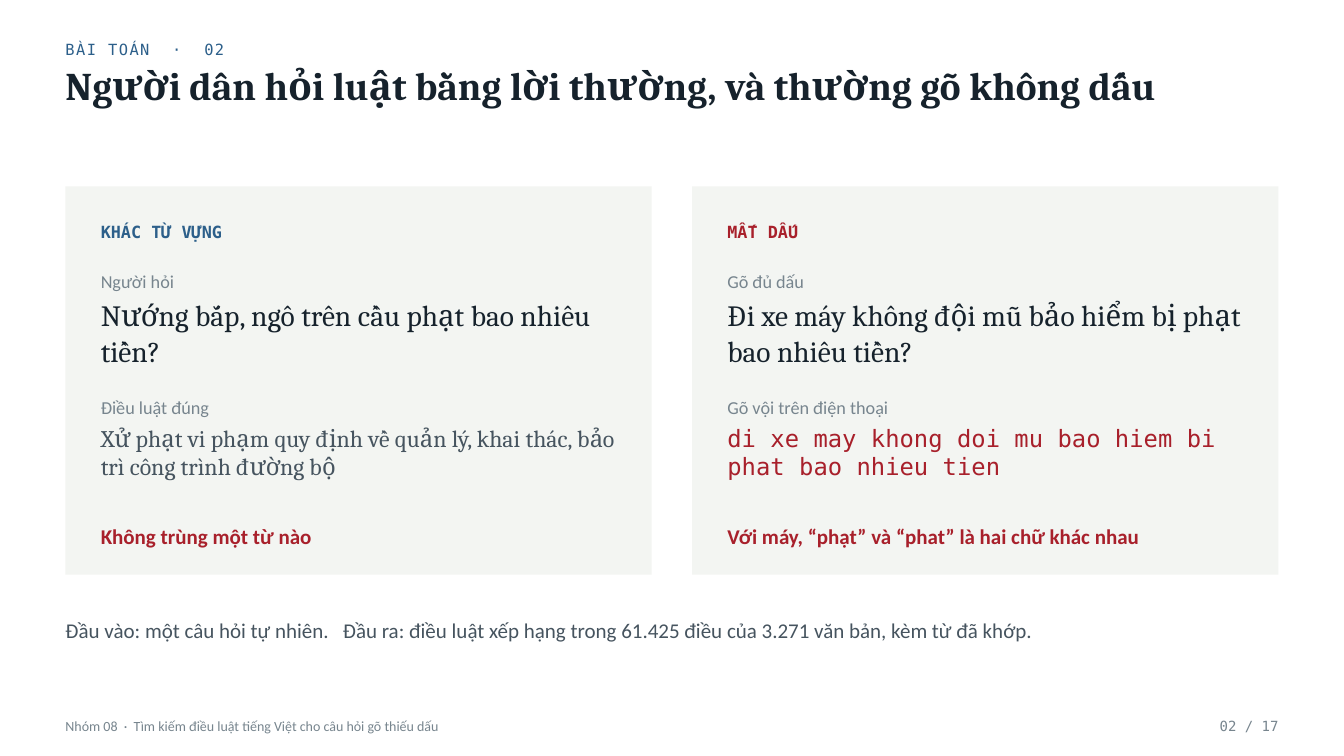
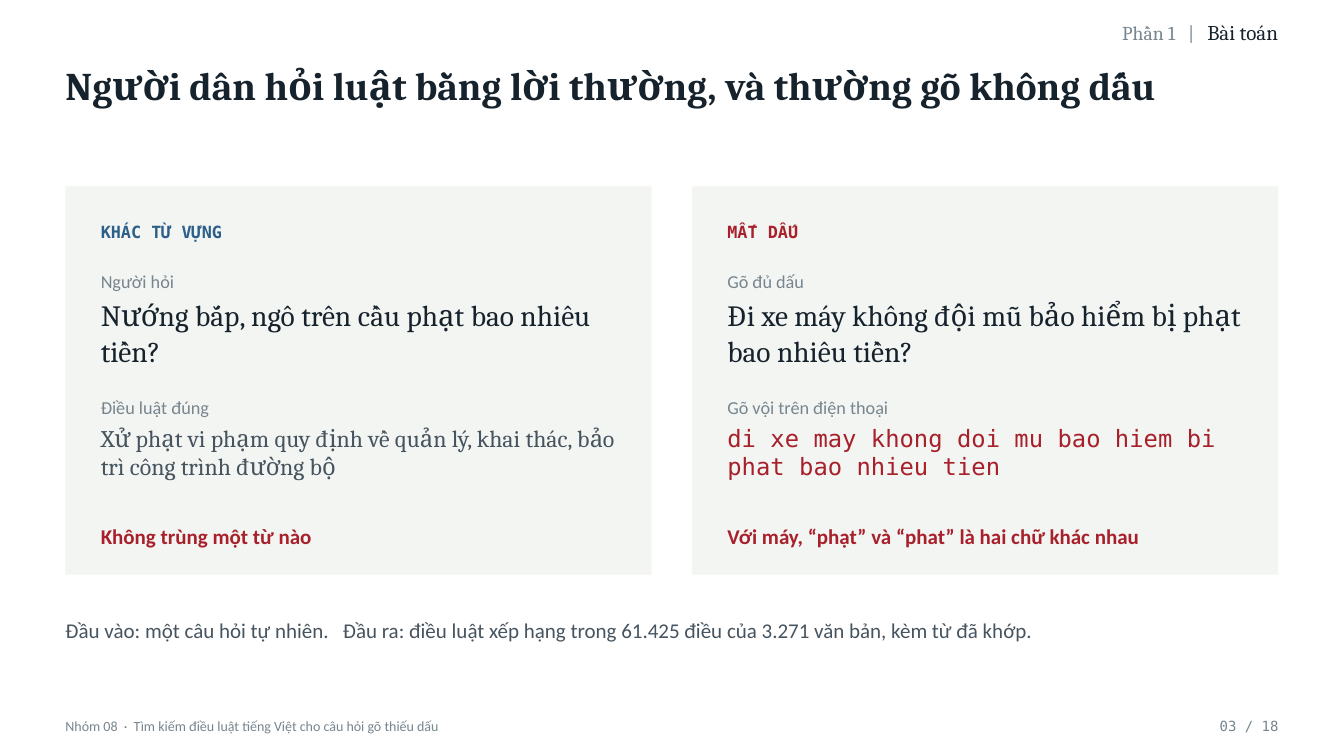
Before and after one commit to Messiac24/vietnamese-legal-retrieval-khong-dau, a slide deck: slide 3 of docs/slides/Nhom08_XLNNTN_BaoCao.pptx (slide 2 before the commit). Drawn at 1344x756 pixels with LibreOffice and Linux fonts; fonts in the diff are those of the drawing. Boxes give left, top, right and bottom in pixels: in the first picture for what was removed or moved away, otherwise in the second. Text is boxed around its words. In the diff, an @@ line names an element or a change of style, - is before the commit and + after.

```diff
--- a/docs/slides/Nhom08_XLNNTN_BaoCao.pptx
+++ b/docs/slides/Nhom08_XLNNTN_BaoCao.pptx
@@ text at (1168, 25, 1278, 40): text changed; size 11 to 15 pt; font DejaVu Sans Mono to Cambria; text colour #2C5F8A to #16222C @@
-BÀI TOÁN · 02
+Phần 1 | Bài toán
@@ text at (1220, 720, 1279, 731): text changed @@
-02 / 17
+03 / 18
```
Also in this commit, not shown: 14 other slides changed, 1 slide added.
